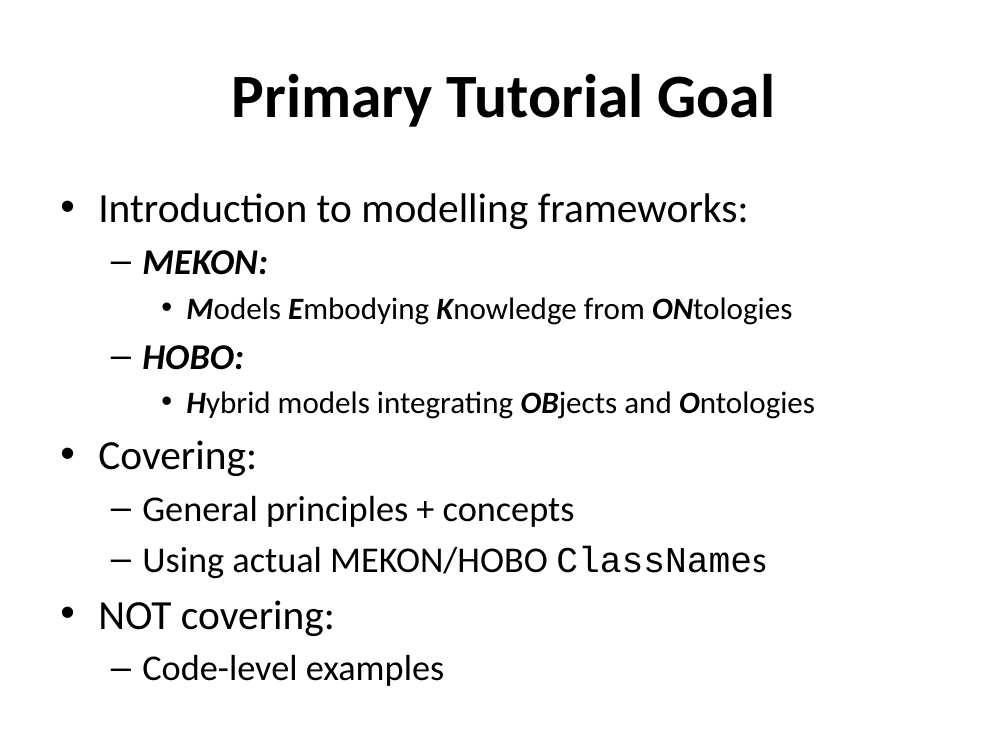
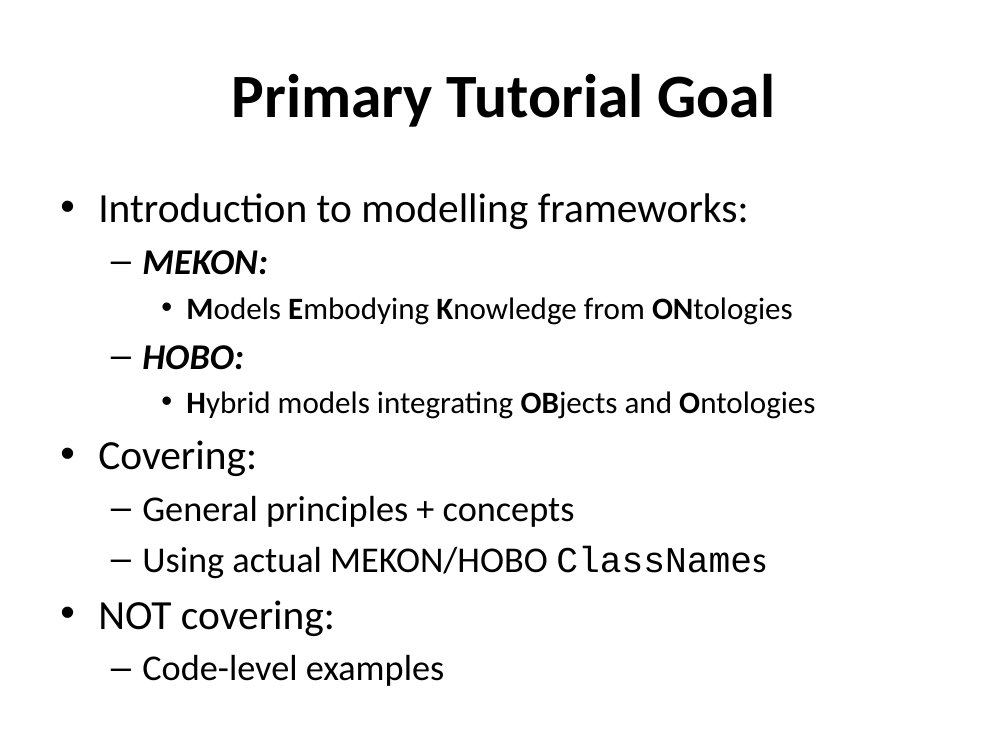
Before and after one commit to colin-puleston/mekon-hobo, a slide deck: slide 2 of docs/MEKON-HOBO Introductory Tutorial.pptx. Drawn at 1008x756 pixels with LibreOffice and Linux fonts; fonts in the diff are those of the drawing. Boxes give left, top, right and bottom in pixels: in the first picture for what was removed or moved away, otherwise in the second. Text is boxed around its words. In the diff, an @@ line names an element or a change of style, - is before the commit and + after.

```diff
--- a/docs/MEKON-HOBO Introductory Tutorial.pptx
+++ b/docs/MEKON-HOBO Introductory Tutorial.pptx
@@ text at [186,297,815,419]: italic off in "Models Embodying Knowledge ONtologies", "Hybrid OBjects Ontologies" @@
```
Also in this commit, not shown: 3 other slides changed, 2 slides added, 1 slide removed.
